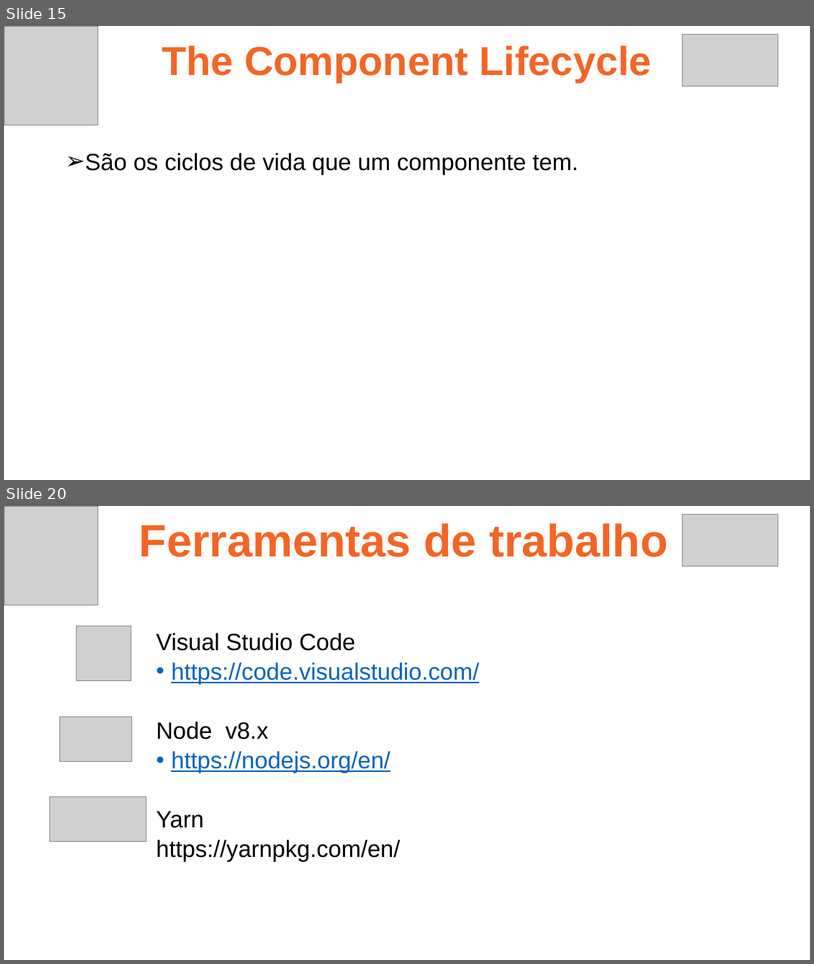
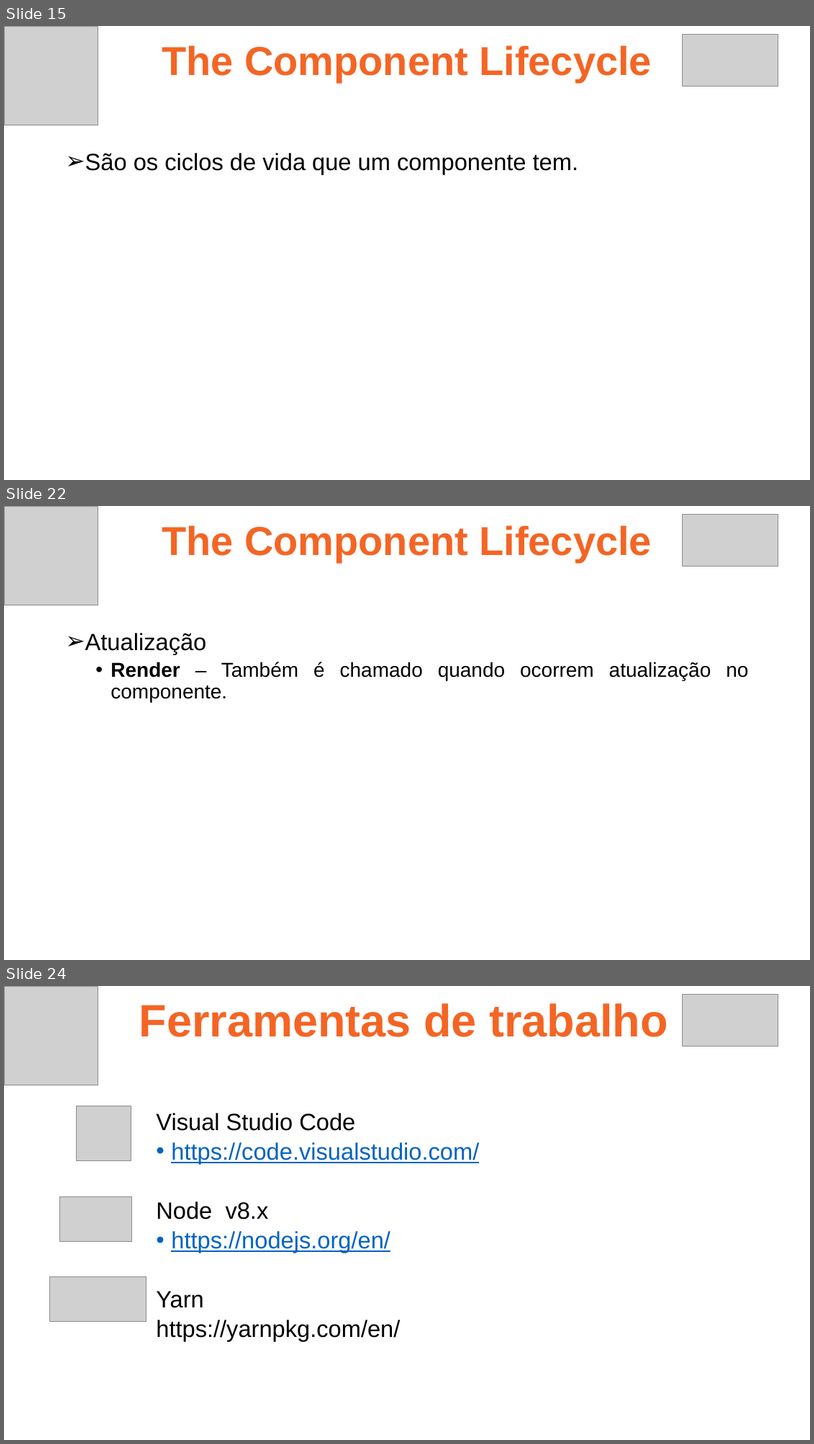
Before and after one commit to ruan4f/Treinamento_Node_React, a slide deck: material/ReactAula1.pptx. Shown one above the other, each under a label of ours: slides 15 and 20 before the commit, slides 15, 22 and 24 after it; the slides between them are not shown. The pictures are 814x964 and 814x1444 pixels, drawn with LibreOffice and Linux fonts; fonts in the diff are those of the drawing; grey boxes stand for pictures. Boxes give left, top, right and bottom in pixels: in the first picture for what was removed or moved away, otherwise in the second. Text is boxed around its words. In the diff, an @@ line names an element or a change of style, - is before the commit and + after.

```diff
--- a/material/ReactAula1.pptx
+++ b/material/ReactAula1.pptx
@@ slide 22 added at box(4, 506, 810, 960), background #FFFFFF @@
@@ picture added at box(4, 506, 98, 605) @@
@@ text added at box(162, 525, 651, 562), 48 pt, text #F46524, bold @@
+The Component Lifecycle
@@ picture added at box(683, 514, 778, 566) @@
@@ text added at box(85, 633, 748, 702), 24 pt, text #000000 @@
+➢ Atualização
+  • Render – Também é chamado quando ocorrem atualização no componente.
@@ what was slide 20 is now slide 24 @@
```
Also in this commit, not shown: 4 slides changed, 3 other slides added, 4 other files.
